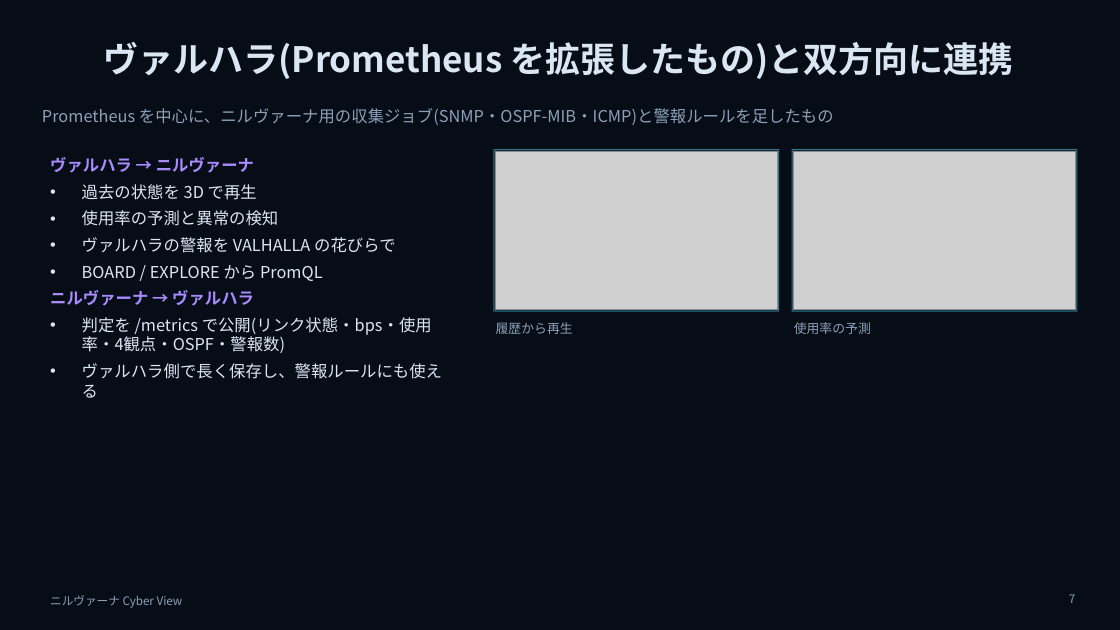
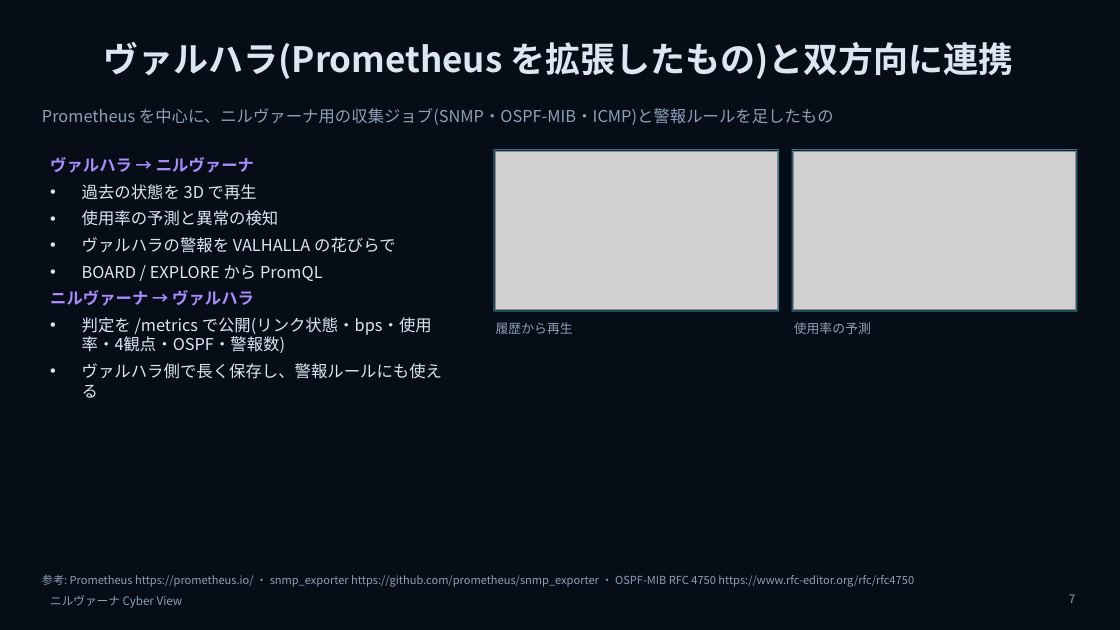
Before and after one commit to w-index-m/network-lab-emulator, a slide deck: slide 7 of docs/nirvana-introduction.pptx. Drawn at 1120x630 pixels with LibreOffice and Linux fonts; fonts in the diff are those of the drawing; grey boxes stand for pictures. Boxes give left, top, right and bottom in pixels: in the first picture for what was removed or moved away, otherwise in the second. Text is boxed around its words. In the diff, an @@ line names an element or a change of style, - is before the commit and + after.

```diff
--- a/docs/nirvana-introduction.pptx
+++ b/docs/nirvana-introduction.pptx
@@ text added at bbox=[42, 575, 914, 587], 9.5 pt, text #8BA0B8 @@
+参考: Prometheus https://prometheus.io/ ・ snmp_exporter https://github.com/prometheus/snmp_exporter ・ OSPF-MIB RFC 4750 https://www.rfc-editor.org/rfc/rfc4750
```
Also in this commit, not shown: 4 other slides changed, 1 slide added.
